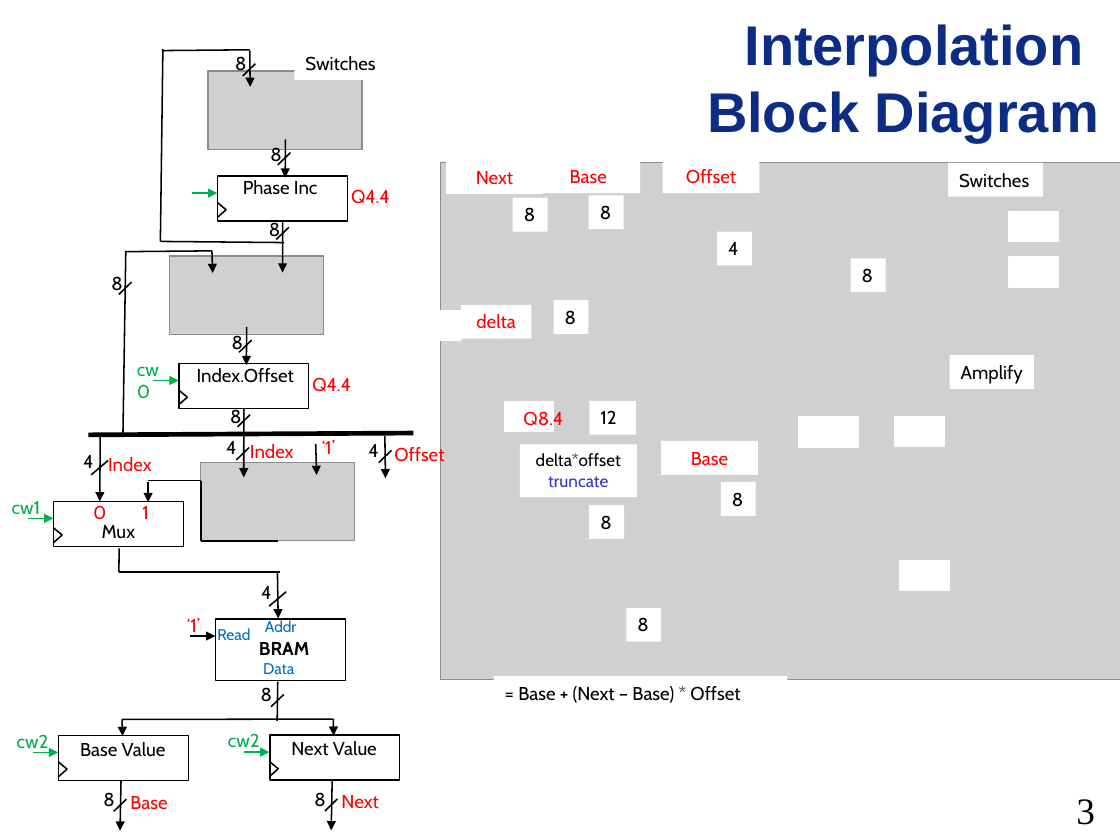
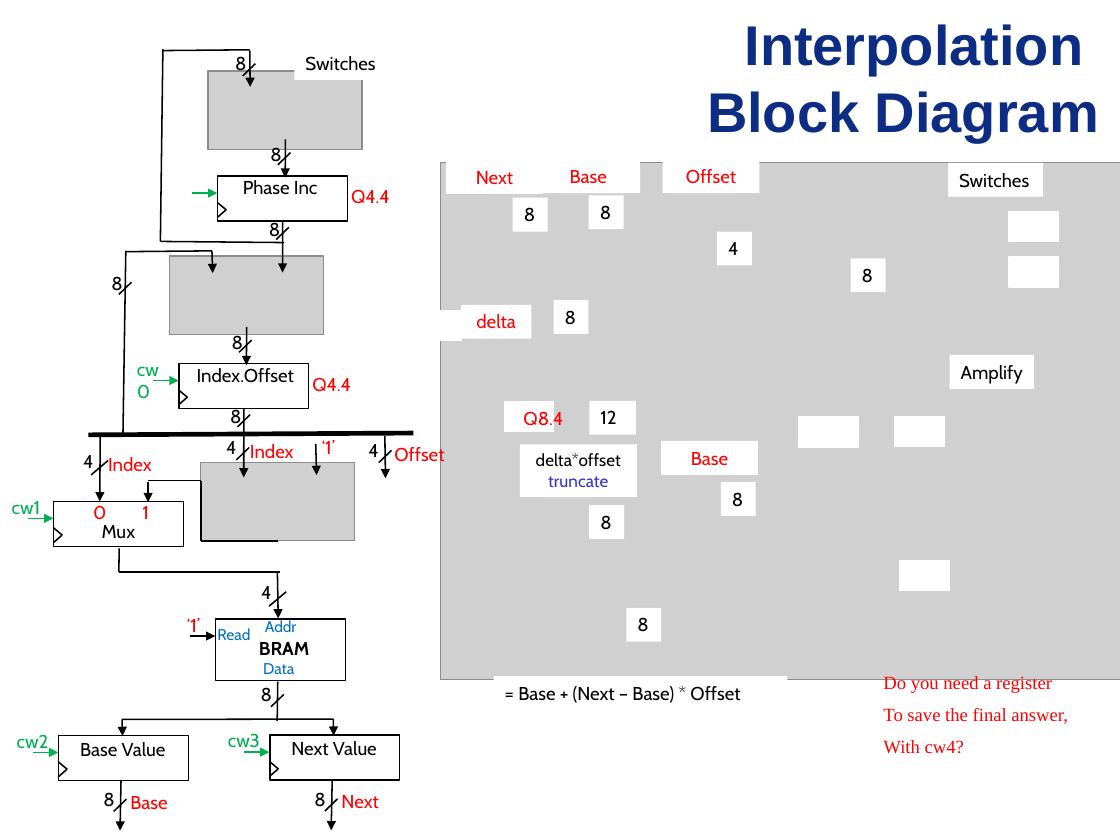
Before and after one commit to GeorgeYork/ECE383_web, a slide deck: slide 3 of lecture/slides/ECE_383_Lec24.pptx. Drawn at 1120x840 pixels with LibreOffice and Linux fonts; fonts in the diff are those of the drawing; grey boxes stand for pictures. Boxes give left, top, right and bottom in pixels: in the first picture for what was removed or moved away, otherwise in the second. Text is boxed around its words. In the diff, an @@ line names an element or a change of style, - is before the commit and + after.

```diff
--- a/lecture/slides/ECE_383_Lec24.pptx
+++ b/lecture/slides/ECE_383_Lec24.pptx
@@ text added at (883, 675, 1068, 754), 12 pt, text #FF0000 @@
+Do you need a register
+To save the final answer,
+With cw4?
@@ text at (228, 733, 260, 753): text changed @@
-cw2
+cw3
@@ page number removed at (1076, 799, 1095, 825) @@
-3
```
Also in this commit, not shown: 11 other slides changed.
